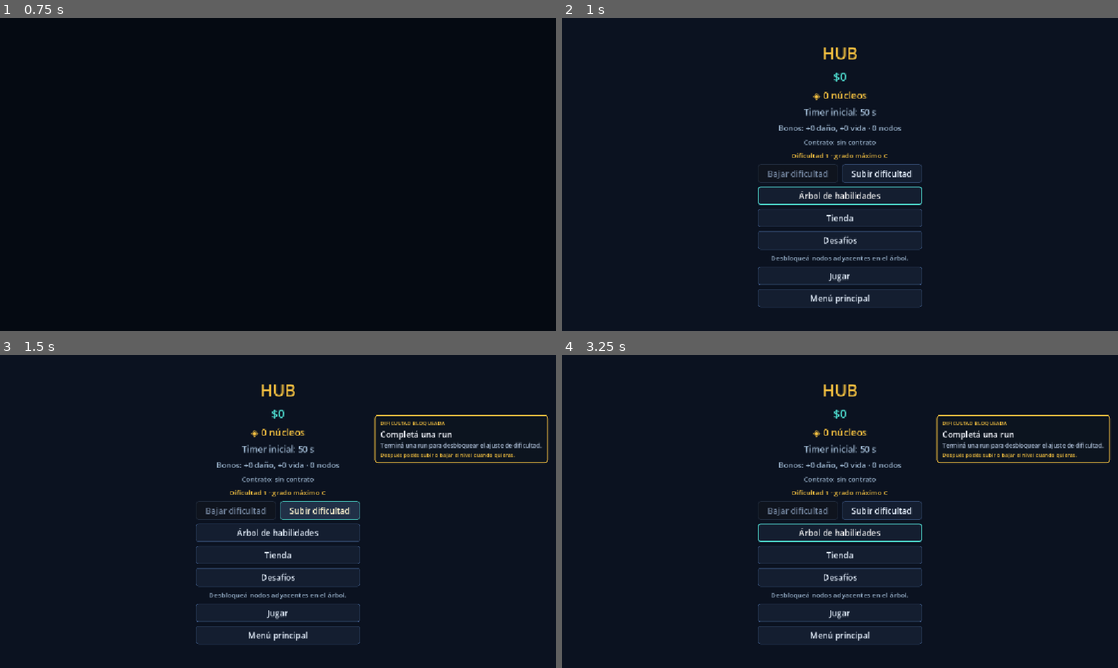
Above: before the commit, frames 1-4 (two rows, left to right).
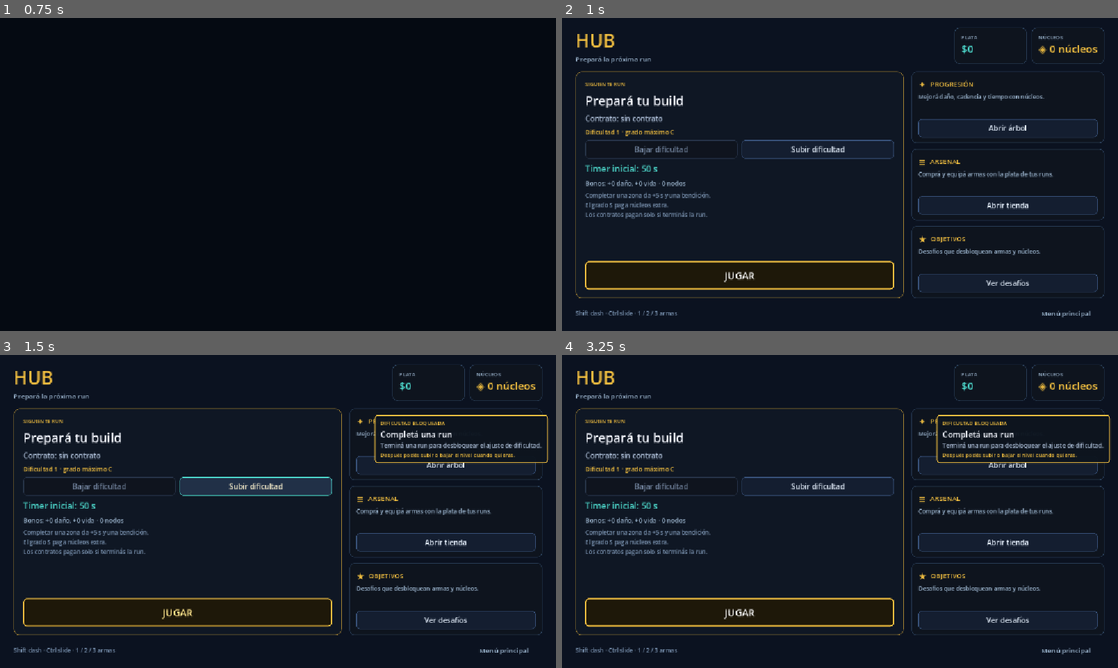
Above: after the commit, the same moments.

Repository: Veilen1/Deadline
Game: Godot game, scene res://scenes/ui/main_menu.tscn
Two runs of this game, one before a commit and one after it. Both use one fixed random seed, a clock stepped at 60 frames per second and the inputs below.
Inputs:
- Up to frame 1 (0.75 s): click "Jugar" at 0.5 s
- Up to frame 2 (1 s): no input
- Up to frame 3 (1.5 s): click "Subir dificultad" at 1.25 s
- Up to frame 4 (3.25 s): click "Árbol de habilidades" (after the commit: "Abrir árbol") at 2 s; click "Volver al hub" at 2.75 s

Frame 1 is identical in both runs. In frame 2, 11% of the frame differs, in the area x 2-98%, y 3-96%; in frame 3, 12%; in frame 4, 11%.

Commit message:
feat(hub): rediseñar jerarquia con tarjetas y accion principal

Diff:
--- a/scenes/ui/hub.gd
+++ b/scenes/ui/hub.gd
@@ -6,19 +6,19 @@
 const SHOP_SCENE: String = "res://scenes/ui/shop.tscn"
 const CHALLENGES_SCENE: String = "res://scenes/ui/challenges.tscn"
 
-@onready var money_label: Label = $CenterContainer/Menu/MoneyLabel
-@onready var cores_label: Label = $CenterContainer/Menu/CoresLabel
-@onready var timer_label: Label = $CenterContainer/Menu/TimerLabel
-@onready var bonus_label: Label = $CenterContainer/Menu/BonusLabel
-@onready var contract_label: Label = $CenterContainer/Menu/ContractLabel
-@onready var cycle_label: Label = $CenterContainer/Menu/CycleLabel
-@onready var cycle_down_button: Button = $CenterContainer/Menu/CycleRow/CycleDownButton
-@onready var cycle_up_button: Button = $CenterContainer/Menu/CycleRow/CycleUpButton
-@onready var skill_tree_button: Button = $CenterContainer/Menu/SkillTreeButton
-@onready var shop_button: Button = $CenterContainer/Menu/ShopButton
-@onready var challenges_button: Button = $CenterContainer/Menu/ChallengesButton
-@onready var play_button: Button = $CenterContainer/Menu/PlayButton
-@onready var main_menu_button: Button = $CenterContainer/Menu/MainMenuButton
+@onready var money_label: Label = $Margin/VBox/TopBar/Resources/MoneyCard/VBox/MoneyLabel
+@onready var cores_label: Label = $Margin/VBox/TopBar/Resources/CoresCard/VBox/CoresLabel
+@onready var timer_label: Label = $Margin/VBox/Content/PlayCard/VBox/TimerLabel
+@onready var bonus_label: Label = $Margin/VBox/Content/PlayCard/VBox/BonusLabel
+@onready var contract_label: Label = $Margin/VBox/Content/PlayCard/VBox/ContractLabel
+@onready var cycle_label: Label = $Margin/VBox/Content/PlayCard/VBox/CycleLabel
+@onready var cycle_down_button: Button = $Margin/VBox/Content/PlayCard/VBox/CycleRow/CycleDownButton
+@onready var cycle_up_button: Button = $Margin/VBox/Content/PlayCard/VBox/CycleRow/CycleUpButton
+@onready var skill_tree_button: Button = $Margin/VBox/Content/Side/ProgressCard/VBox/SkillTreeButton
+@onready var shop_button: Button = $Margin/VBox/Content/Side/ArsenalCard/VBox/ShopButton
+@onready var challenges_button: Button = $Margin/VBox/Content/Side/ChallengesCard/VBox/ChallengesButton
+@onready var play_button: Button = $Margin/VBox/Content/PlayCard/VBox/PlayButton
+@onready var main_menu_button: Button = $Margin/VBox/BottomBar/MainMenuButton
 
 
 func _ready() -> void:
@@ -34,7 +34,7 @@
 	play_button.pressed.connect(_on_play_pressed)
 	main_menu_button.pressed.connect(_on_main_menu_pressed)
 	_update_ui()
-	skill_tree_button.grab_focus()
+	play_button.grab_focus()
 
 
 func _on_money_changed(_new_amount: int) -> void:
--- a/scenes/ui/hub.tscn
+++ b/scenes/ui/hub.tscn
@@ -20,111 +20,323 @@
 grow_vertical = 2
 color = Color(0.043, 0.071, 0.125, 1)
 
-[node name="CenterContainer" type="CenterContainer" parent="."]
+[node name="Margin" type="MarginContainer" parent="."]
 layout_mode = 1
 anchors_preset = 15
 anchor_right = 1.0
 anchor_bottom = 1.0
 grow_horizontal = 2
 grow_vertical = 2
-
-[node name="Menu" type="VBoxContainer" parent="CenterContainer"]
-layout_mode = 2
-theme_override_constants/separation = 8
-
-[node name="TitleLabel" type="Label" parent="CenterContainer/Menu"]
-layout_mode = 2
-theme_override_colors/font_color = Color(0.95, 0.75, 0.25, 1)
-theme_override_font_sizes/font_size = 34
+theme_override_constants/margin_left = 28
+theme_override_constants/margin_top = 20
+theme_override_constants/margin_right = 28
+theme_override_constants/margin_bottom = 20
+
+[node name="VBox" type="VBoxContainer" parent="Margin"]
+layout_mode = 2
+theme_override_constants/separation = 16
+
+[node name="TopBar" type="HBoxContainer" parent="Margin/VBox"]
+layout_mode = 2
+theme_override_constants/separation = 16
+
+[node name="Header" type="VBoxContainer" parent="Margin/VBox/TopBar"]
+layout_mode = 2
+size_flags_horizontal = 3
+theme_override_constants/separation = 2
+
+[node name="TitleLabel" type="Label" parent="Margin/VBox/TopBar/Header"]
+layout_mode = 2
+theme_override_colors/font_color = Color(0.95, 0.75, 0.25, 1)
+theme_override_font_sizes/font_size = 38
 text = "HUB"
-horizontal_alignment = 1
-
-[node name="MoneyLabel" type="Label" parent="CenterContainer/Menu"]
+
+[node name="SubtitleLabel" type="Label" parent="Margin/VBox/TopBar/Header"]
+layout_mode = 2
+theme_override_colors/font_color = Color(0.62, 0.72, 0.82, 1)
+theme_override_font_sizes/font_size = 14
+text = "Prepará la próxima run"
+
+[node name="Resources" type="HBoxContainer" parent="Margin/VBox/TopBar"]
+layout_mode = 2
+theme_override_constants/separation = 10
+
+[node name="MoneyCard" type="PanelContainer" parent="Margin/VBox/TopBar/Resources"]
+custom_minimum_size = Vector2(150, 64)
+layout_mode = 2
+theme_type_variation = "CardPanel"
+
+[node name="VBox" type="VBoxContainer" parent="Margin/VBox/TopBar/Resources/MoneyCard"]
+layout_mode = 2
+theme_override_constants/separation = 0
+
+[node name="Caption" type="Label" parent="Margin/VBox/TopBar/Resources/MoneyCard/VBox"]
+layout_mode = 2
+theme_override_colors/font_color = Color(0.62, 0.72, 0.82, 1)
+theme_override_font_sizes/font_size = 11
+text = "PLATA"
+
+[node name="MoneyLabel" type="Label" parent="Margin/VBox/TopBar/Resources/MoneyCard/VBox"]
 layout_mode = 2
 theme_override_colors/font_color = Color(0.3, 0.85, 0.8, 1)
-theme_override_font_sizes/font_size = 24
+theme_override_font_sizes/font_size = 22
 text = "$0"
-horizontal_alignment = 1
-
-[node name="CoresLabel" type="Label" parent="CenterContainer/Menu"]
-layout_mode = 2
-theme_override_colors/font_color = Color(0.95, 0.75, 0.25, 1)
+
+[node name="CoresCard" type="PanelContainer" parent="Margin/VBox/TopBar/Resources"]
+custom_minimum_size = Vector2(150, 64)
+layout_mode = 2
+theme_type_variation = "CardPanel"
+
+[node name="VBox" type="VBoxContainer" parent="Margin/VBox/TopBar/Resources/CoresCard"]
+layout_mode = 2
+theme_override_constants/separation = 0
+
+[node name="Caption" type="Label" parent="Margin/VBox/TopBar/Resources/CoresCard/VBox"]
+layout_mode = 2
+theme_override_colors/font_color = Color(0.62, 0.72, 0.82, 1)
+theme_override_font_sizes/font_size = 11
+text = "NÚCLEOS"
+
+[node name="CoresLabel" type="Label" parent="Margin/VBox/TopBar/Resources/CoresCard/VBox"]
+layout_mode = 2
+theme_override_colors/font_color = Color(0.95, 0.75, 0.25, 1)
+theme_override_font_sizes/font_size = 22
+text = "◈ 0"
+
+[node name="Content" type="HBoxContainer" parent="Margin/VBox"]
+layout_mode = 2
+size_flags_vertical = 3
+theme_override_constants/separation = 16
+
+[node name="PlayCard" type="PanelContainer" parent="Margin/VBox/Content"]
+layout_mode = 2
+size_flags_horizontal = 3
+size_flags_stretch_ratio = 1.7
+theme_type_variation = "HeroPanel"
+
+[node name="VBox" type="VBoxContainer" parent="Margin/VBox/Content/PlayCard"]
+layout_mode = 2
+theme_override_constants/separation = 8
+
+[node name="SectionLabel" type="Label" parent="Margin/VBox/Content/PlayCard/VBox"]
+layout_mode = 2
+theme_override_colors/font_color = Color(0.95, 0.75, 0.25, 1)
+theme_override_font_sizes/font_size = 11
+text = "SIGUIENTE RUN"
+
+[node name="HeroTitle" type="Label" parent="Margin/VBox/Content/PlayCard/VBox"]
+layout_mode = 2
+theme_override_colors/font_color = Color(0.96, 0.97, 1, 1)
+theme_override_font_sizes/font_size = 26
+text = "Prepará tu build"
+
+[node name="ContractLabel" type="Label" parent="Margin/VBox/Content/PlayCard/VBox"]
+layout_mode = 2
+theme_override_colors/font_color = Color(0.7, 0.77, 0.87, 1)
+theme_override_font_sizes/font_size = 15
+text = "Contrato: sin contrato"
+autowrap_mode = 2
+
+[node name="CycleLabel" type="Label" parent="Margin/VBox/Content/PlayCard/VBox"]
+layout_mode = 2
+theme_override_colors/font_color = Color(0.95, 0.75, 0.25, 1)
+theme_override_font_sizes/font_size = 13
+text = "Dificultad 1 · grado máximo C"
+
+[node name="CycleRow" type="HBoxContainer" parent="Margin/VBox/Content/PlayCard/VBox"]
+layout_mode = 2
+theme_override_constants/separation = 8
+
+[node name="CycleDownButton" type="Button" parent="Margin/VBox/Content/PlayCard/VBox/CycleRow"]
+custom_minimum_size = Vector2(0, 34)
+layout_mode = 2
+size_flags_horizontal = 3
+theme_type_variation = "SecondaryButton"
+text = "Bajar dificultad"
+
+[node name="CycleUpButton" type="Button" parent="Margin/VBox/Content/PlayCard/VBox/CycleRow"]
+custom_minimum_size = Vector2(0, 34)
+layout_mode = 2
+size_flags_horizontal = 3
+theme_type_variation = "SecondaryButton"
+text = "Subir dificultad"
+
+[node name="TimerLabel" type="Label" parent="Margin/VBox/Content/PlayCard/VBox"]
+layout_mode = 2
+theme_override_colors/font_color = Color(0.3, 0.85, 0.8, 1)
+theme_override_font_sizes/font_size = 18
+text = "Timer inicial: 50 s"
+
+[node name="BonusLabel" type="Label" parent="Margin/VBox/Content/PlayCard/VBox"]
+layout_mode = 2
+theme_override_colors/font_color = Color(0.62, 0.72, 0.82, 1)
+theme_override_font_sizes/font_size = 13
+text = "Bonos: +0 daño, +0 vida · 0 nodos"
+
+[node name="TipsLabel" type="Label" parent="Margin/VBox/Content/PlayCard/VBox"]
+layout_mode = 2
+theme_override_colors/font_color = Color(0.5, 0.6, 0.72, 1)
+theme_override_font_sizes/font_size = 12
+text = "Completar una zona da +5 s y una bendición.
+El grado S paga núcleos extra.
+Los contratos pagan solo si terminás la run."
+autowrap_mode = 2
+
+[node name="PlaySpacer" type="Control" parent="Margin/VBox/Content/PlayCard/VBox"]
+layout_mode = 2
+size_flags_vertical = 3
+
+[node name="PlayButton" type="Button" parent="Margin/VBox/Content/PlayCard/VBox"]
+custom_minimum_size = Vector2(0, 58)
+layout_mode = 2
+theme_type_variation = "PrimaryButton"
 theme_override_font_sizes/font_size = 20
-text = "◈ 0 núcleos"
-horizontal_alignment = 1
-
-[node name="TimerLabel" type="Label" parent="CenterContainer/Menu"]
-layout_mode = 2
-theme_override_colors/font_color = Color(0.62, 0.72, 0.82, 1)
-theme_override_font_sizes/font_size = 18
-text = "Timer inicial: 60 s"
-horizontal_alignment = 1
-
-[node name="BonusLabel" type="Label" parent="CenterContainer/Menu"]
-layout_mode = 2
-theme_override_colors/font_color = Color(0.62, 0.72, 0.82, 1)
-theme_override_font_sizes/font_size = 16
-text = "Bonos: +0 daño, +0 vida"
-horizontal_alignment = 1
-
-[node name="ContractLabel" type="Label" parent="CenterContainer/Menu"]
-layout_mode = 2
-theme_override_colors/font_color = Color(0.62, 0.72, 0.82, 1)
+text = "JUGAR"
+
+[node name="Side" type="VBoxContainer" parent="Margin/VBox/Content"]
+layout_mode = 2
+size_flags_horizontal = 3
+theme_override_constants/separation = 12
+
+[node name="ProgressCard" type="PanelContainer" parent="Margin/VBox/Content/Side"]
+layout_mode = 2
+size_flags_vertical = 3
+theme_type_variation = "CardPanel"
+
+[node name="VBox" type="VBoxContainer" parent="Margin/VBox/Content/Side/ProgressCard"]
+layout_mode = 2
+theme_override_constants/separation = 4
+
+[node name="TitleRow" type="HBoxContainer" parent="Margin/VBox/Content/Side/ProgressCard/VBox"]
+layout_mode = 2
+theme_override_constants/separation = 8
+
+[node name="Icon" type="Label" parent="Margin/VBox/Content/Side/ProgressCard/VBox/TitleRow"]
+layout_mode = 2
+theme_override_colors/font_color = Color(0.95, 0.75, 0.25, 1)
+theme_override_font_sizes/font_size = 20
+text = "✦"
+
+[node name="Title" type="Label" parent="Margin/VBox/Content/Side/ProgressCard/VBox/TitleRow"]
+layout_mode = 2
+theme_override_colors/font_color = Color(0.95, 0.75, 0.25, 1)
 theme_override_font_sizes/font_size = 14
-text = "Contrato: sin contrato"
-horizontal_alignment = 1
-
-[node name="CycleLabel" type="Label" parent="CenterContainer/Menu"]
+text = "PROGRESIÓN"
+
+[node name="Desc" type="Label" parent="Margin/VBox/Content/Side/ProgressCard/VBox"]
+layout_mode = 2
+theme_override_colors/font_color = Color(0.62, 0.72, 0.82, 1)
+theme_override_font_sizes/font_size = 12
+text = "Mejorá daño, cadencia y tiempo con núcleos."
+autowrap_mode = 2
+
+[node name="Spacer" type="Control" parent="Margin/VBox/Content/Side/ProgressCard/VBox"]
+layout_mode = 2
+size_flags_vertical = 3
+
+[node name="SkillTreeButton" type="Button" parent="Margin/VBox/Content/Side/ProgressCard/VBox"]
+custom_minimum_size = Vector2(0, 34)
+layout_mode = 2
+theme_type_variation = "SecondaryButton"
+text = "Abrir árbol"
+
+[node name="ArsenalCard" type="PanelContainer" parent="Margin/VBox/Content/Side"]
+layout_mode = 2
+size_flags_vertical = 3
+theme_type_variation = "CardPanel"
+
+[node name="VBox" type="VBoxContainer" parent="Margin/VBox/Content/Side/ArsenalCard"]
+layout_mode = 2
+theme_override_constants/separation = 4
+
+[node name="TitleRow" type="HBoxContainer" parent="Margin/VBox/Content/Side/ArsenalCard/VBox"]
+layout_mode = 2
+theme_override_constants/separation = 8
+
+[node name="Icon" type="Label" parent="Margin/VBox/Content/Side/ArsenalCard/VBox/TitleRow"]
+layout_mode = 2
+theme_override_colors/font_color = Color(0.95, 0.75, 0.25, 1)
+theme_override_font_sizes/font_size = 20
+text = "≡"
+
+[node name="Title" type="Label" parent="Margin/VBox/Content/Side/ArsenalCard/VBox/TitleRow"]
 layout_mode = 2
 theme_override_colors/font_color = Color(0.95, 0.75, 0.25, 1)
 theme_override_font_sizes/font_size = 14
-text = "Dificultad 1 · grado máximo C"
-horizontal_alignment = 1
-
-[node name="CycleRow" type="HBoxContainer" parent="CenterContainer/Menu"]
-layout_mode = 2
-theme_override_constants/separation = 8
-
-[node name="CycleDownButton" type="Button" parent="CenterContainer/Menu/CycleRow"]
-custom_minimum_size = Vector2(0, 32)
-layout_mode = 2
-size_flags_horizontal = 3
-text = "Bajar dificultad"
-
-[node name="CycleUpButton" type="Button" parent="CenterContainer/Menu/CycleRow"]
-custom_minimum_size = Vector2(0, 32)
-layout_mode = 2
-size_flags_horizontal = 3
-text = "Subir dificultad"
-
-[node name="SkillTreeButton" type="Button" parent="CenterContainer/Menu"]
-custom_minimum_size = Vector2(340, 36)
-layout_mode = 2
-text = "Árbol de habilidades"
-
-[node name="ShopButton" type="Button" parent="CenterContainer/Menu"]
-custom_minimum_size = Vector2(340, 36)
-layout_mode = 2
-text = "Tienda"
-
-[node name="ChallengesButton" type="Button" parent="CenterContainer/Menu"]
-custom_minimum_size = Vector2(340, 36)
-layout_mode = 2
-text = "Desafíos"
-
-[node name="HintLabel" type="Label" parent="CenterContainer/Menu"]
-layout_mode = 2
-theme_override_colors/font_color = Color(0.62, 0.72, 0.82, 1)
+text = "ARSENAL"
+
+[node name="Desc" type="Label" parent="Margin/VBox/Content/Side/ArsenalCard/VBox"]
+layout_mode = 2
+theme_override_colors/font_color = Color(0.62, 0.72, 0.82, 1)
+theme_override_font_sizes/font_size = 12
+text = "Comprá y equipá armas con la plata de tus runs."
+autowrap_mode = 2
+
+[node name="Spacer" type="Control" parent="Margin/VBox/Content/Side/ArsenalCard/VBox"]
+layout_mode = 2
+size_flags_vertical = 3
+
+[node name="ShopButton" type="Button" parent="Margin/VBox/Content/Side/ArsenalCard/VBox"]
+custom_minimum_size = Vector2(0, 34)
+layout_mode = 2
+theme_type_variation = "SecondaryButton"
+text = "Abrir tienda"
+
+[node name="ChallengesCard" type="PanelContainer" parent="Margin/VBox/Content/Side"]
+layout_mode = 2
+size_flags_vertical = 3
+theme_type_variation = "CardPanel"
+
+[node name="VBox" type="VBoxContainer" parent="Margin/VBox/Content/Side/ChallengesCard"]
+layout_mode = 2
+theme_override_constants/separation = 4
+
+[node name="TitleRow" type="HBoxContainer" parent="Margin/VBox/Content/Side/ChallengesCard/VBox"]
+layout_mode = 2
+theme_override_constants/separation = 8
+
+[node name="Icon" type="Label" parent="Margin/VBox/Content/Side/ChallengesCard/VBox/TitleRow"]
+layout_mode = 2
+theme_override_colors/font_color = Color(0.95, 0.75, 0.25, 1)
+theme_override_font_sizes/font_size = 20
+text = "★"
+
+[node name="Title" type="Label" parent="Margin/VBox/Content/Side/ChallengesCard/VBox/TitleRow"]
+layout_mode = 2
+theme_override_colors/font_color = Color(0.95, 0.75, 0.25, 1)
 theme_override_font_sizes/font_size = 14
-text = "Desbloqueá nodos adyacentes en el árbol."
-horizontal_alignment = 1
-
-[node name="PlayButton" type="Button" parent="CenterContainer/Menu"]
-custom_minimum_size = Vector2(340, 36)
-layout_mode = 2
-text = "Jugar"
-
-[node name="MainMenuButton" type="Button" parent="CenterContainer/Menu"]
-custom_minimum_size = Vector2(340, 36)
-layout_mode = 2
+text = "OBJETIVOS"
+
+[node name="Desc" type="Label" parent="Margin/VBox/Content/Side/ChallengesCard/VBox"]
+layout_mode = 2
+theme_override_colors/font_color = Color(0.62, 0.72, 0.82, 1)
+theme_override_font_sizes/font_size = 12
+text = "Desafíos que desbloquean armas y núcleos."
+autowrap_mode = 2
+
+[node name="Spacer" type="Control" parent="Margin/VBox/Content/Side/ChallengesCard/VBox"]
+layout_mode = 2
+size_flags_vertical = 3
+
+[node name="ChallengesButton" type="Button" parent="Margin/VBox/Content/Side/ChallengesCard/VBox"]
+custom_minimum_size = Vector2(0, 34)
+layout_mode = 2
+theme_type_variation = "SecondaryButton"
+text = "Ver desafíos"
+
+[node name="BottomBar" type="HBoxContainer" parent="Margin/VBox"]
+layout_mode = 2
+theme_override_constants/separation = 12
+
+[node name="HintLabel" type="Label" parent="Margin/VBox/BottomBar"]
+layout_mode = 2
+size_flags_horizontal = 3
+theme_override_colors/font_color = Color(0.5, 0.6, 0.72, 1)
+theme_override_font_sizes/font_size = 12
+text = "Shift dash · Ctrl slide · 1 / 2 / 3 armas"
+
+[node name="MainMenuButton" type="Button" parent="Margin/VBox/BottomBar"]
+custom_minimum_size = Vector2(160, 30)
+layout_mode = 2
+theme_type_variation = "TextButton"
 text = "Menú principal"
